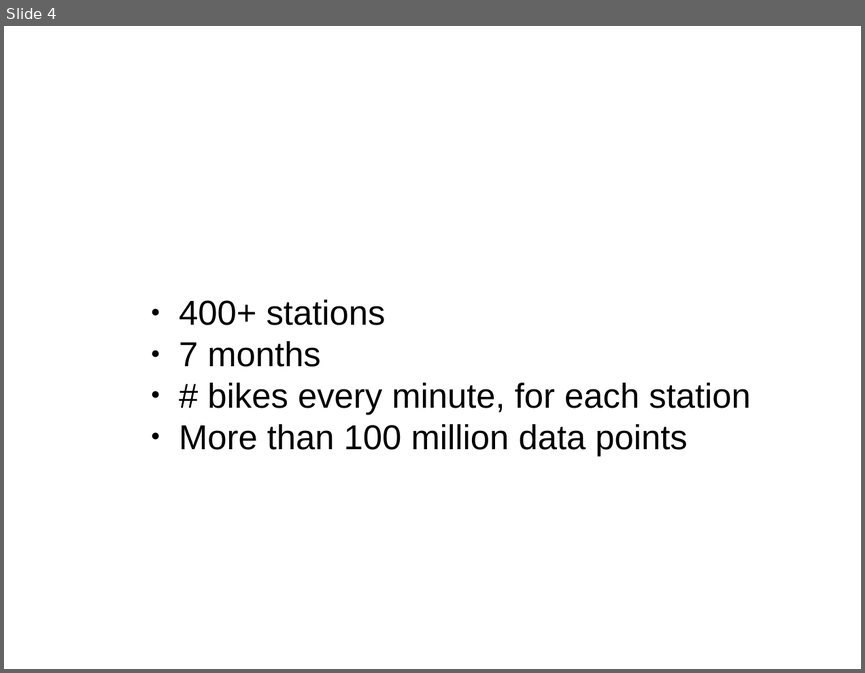
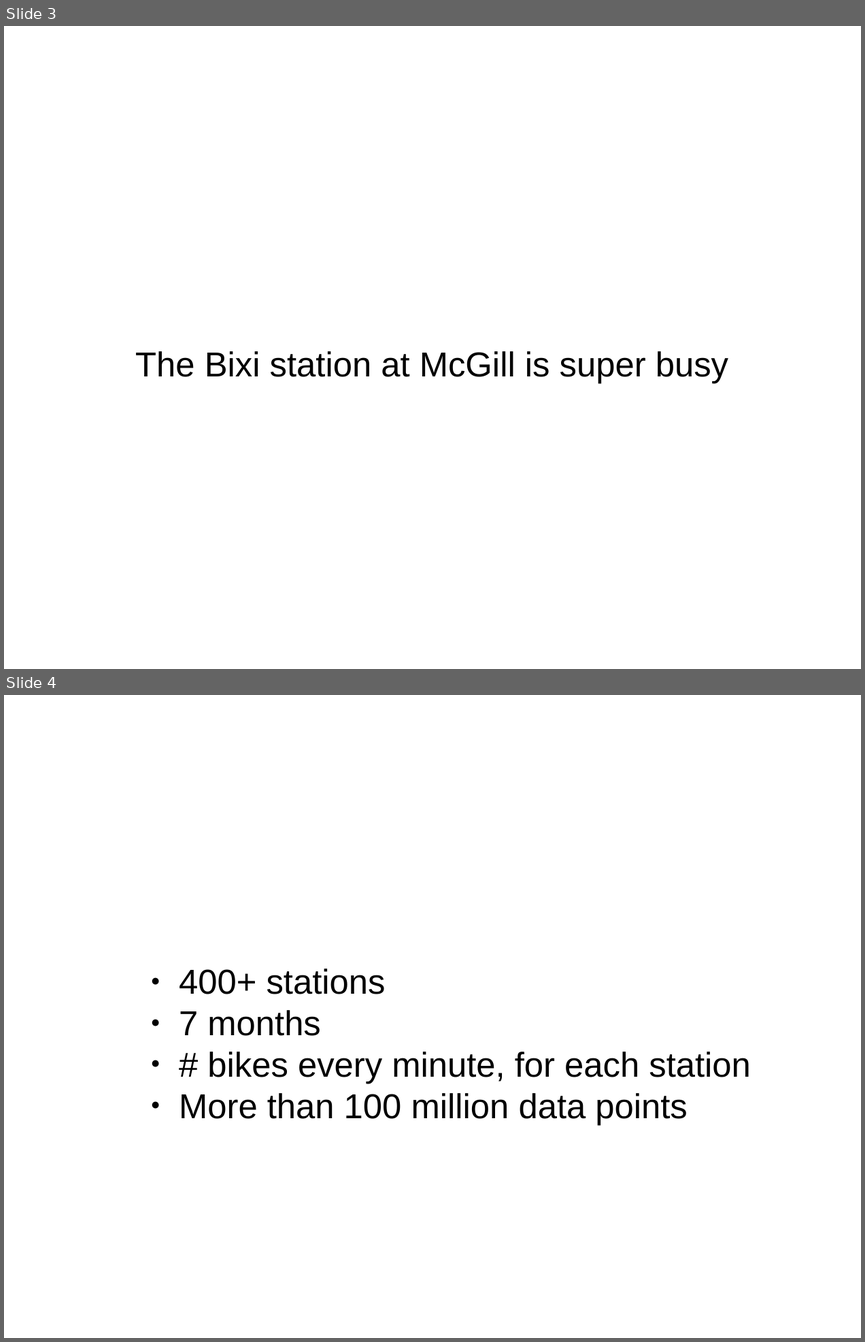
Before and after one commit to jvns/talks, a slide deck: odx13/slides.odp. Shown one above the other, each under a label of ours: slide 4 before the commit, slides 3 and 4 after it. The pictures are 865x673 and 865x1342 pixels, drawn with LibreOffice and Linux fonts; fonts in the diff are those of the drawing; background and template pictures are left out. Boxes give left, top, right and bottom in pixels: in the first picture for what was removed or moved away, otherwise in the second. Text is boxed around its words. In the diff, an @@ line names an element or a change of style, - is before the commit and + after.

```diff
--- a/odx13/slides.odp
+++ b/odx13/slides.odp
@@ slide 3 added at (x1=4, y1=26, x2=861, y2=669), background picture (left out) @@
@@ title added at (x1=47, y1=32, x2=818, y2=106), 44 pt, text #FFFFFF @@
+Why?
@@ subtitle added at (x1=135, y1=351, x2=728, y2=384), 32 pt, text #000000 @@
+The Bixi station at McGill is super busy
```
Also in this commit, not shown: 2 slides changed, 1 slide removed.
